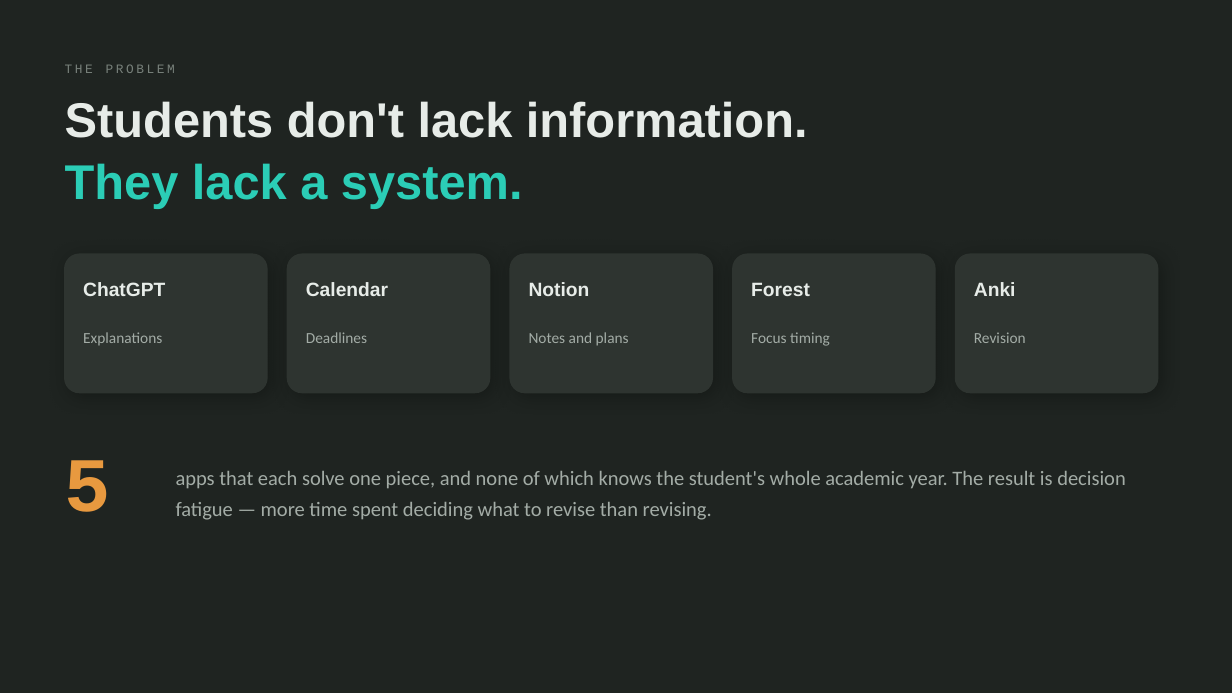
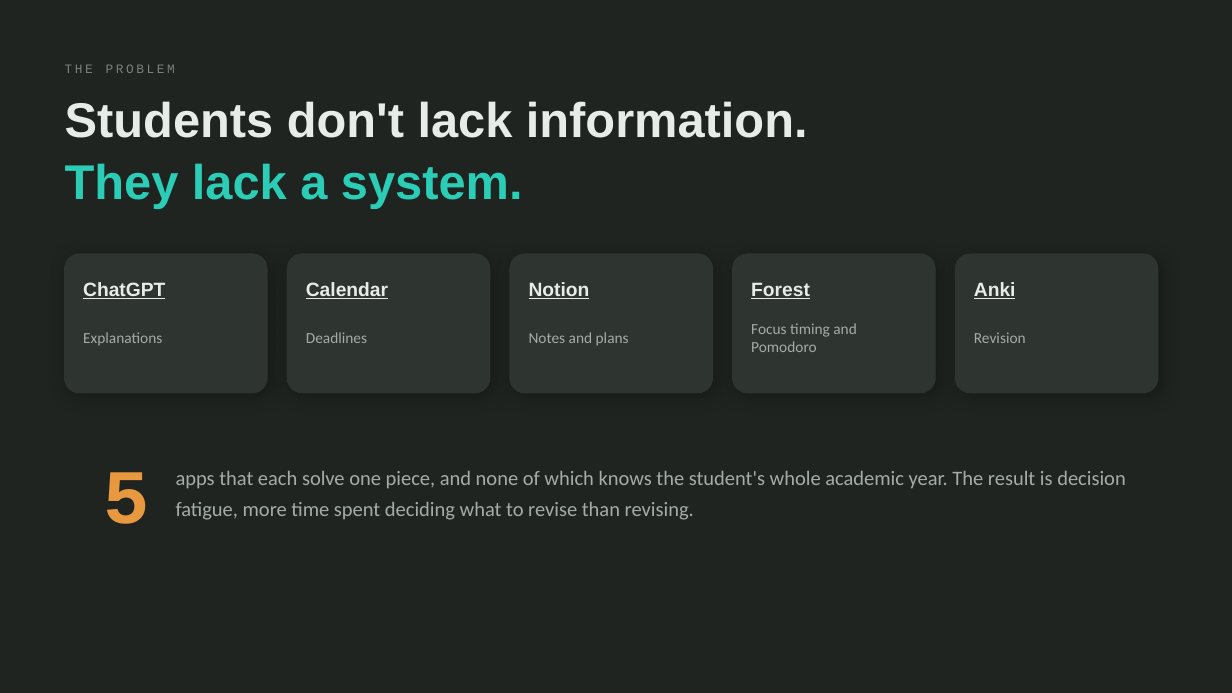
Before and after one commit to IshanAsati/Atlas, a slide deck: slide 2 of docs/Atlas-MINDBOT.pptx. Drawn at 1232x693 pixels with LibreOffice and Linux fonts; fonts in the diff are those of the drawing. Boxes give left, top, right and bottom in pixels: in the first picture for what was removed or moved away, otherwise in the second. Text is boxed around its words. In the diff, an @@ line names an element or a change of style, - is before the commit and + after.

```diff
--- a/docs/Atlas-MINDBOT.pptx
+++ b/docs/Atlas-MINDBOT.pptx
@@ underline on in 5 elements at (83,282,165,299), (306,282,388,299), (529,282,590,299), (751,282,810,299), (974,282,1016,299) @@
@@ text at (751,323,857,352): text changed @@
-Focus timing
+Focus timing and Pomodoro
@@ text "5": place and size @@
-text "5" at (65,460,111,512)
+text "5" at (104,472,150,524)
@@ text at (176,471,1126,520): text changed @@
-apps that each solve one piece, and none of which knows the student's whole academic year. The result is decision fatigue — more time spent deciding what to revise than revising.
+apps that each solve one piece, and none of which knows the student's whole academic year. The result is decision fatigue, more time spent deciding what to revise than revising.
```
Also in this commit, not shown: 3 other slides changed, 9 other files.
